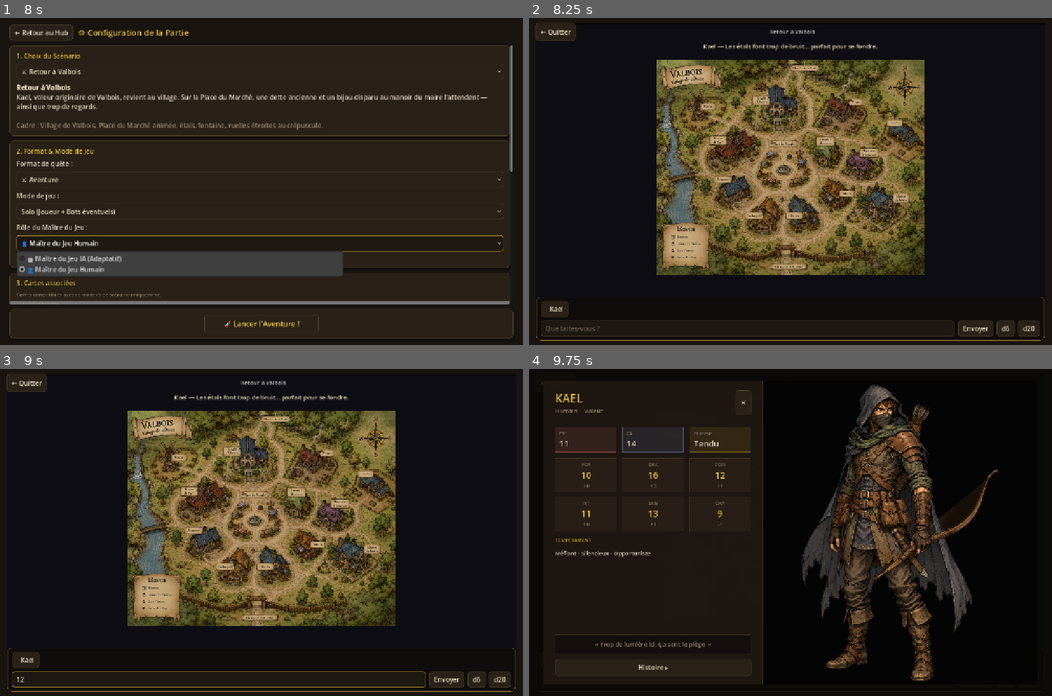
Above: before the commit, frames 1-4 (two rows, left to right).
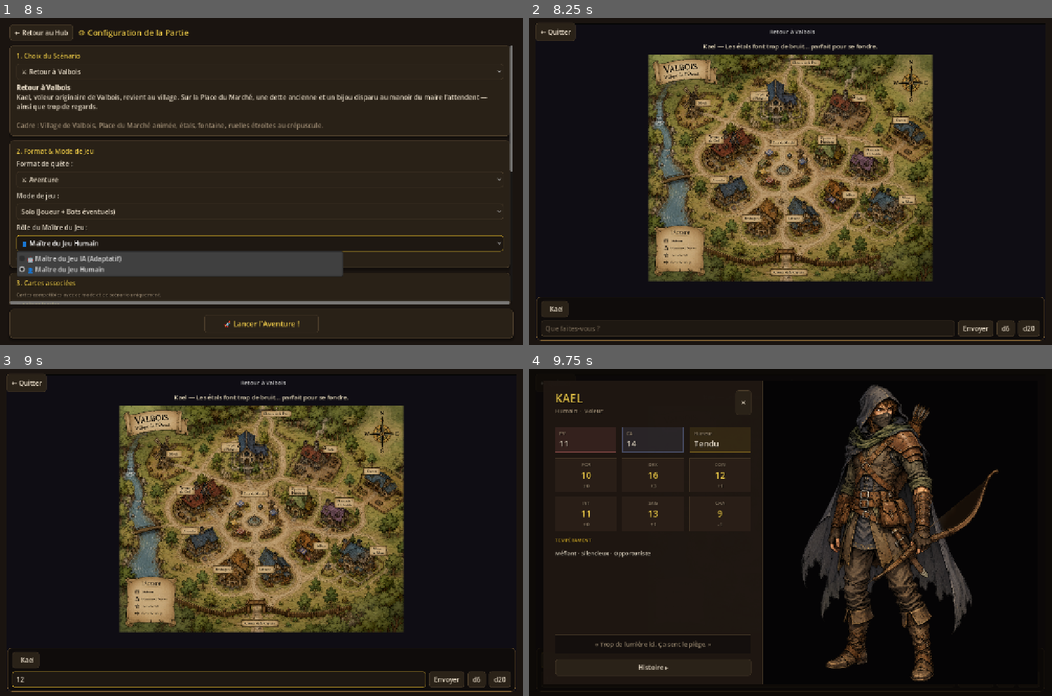
Above: after the commit, the same moments.

Repository: Poisson48/OpenQuest_jdr
Game: Godot game, scene res://scenes/main_menu.tscn
Two runs of this game, one before a commit and one after it. Both use one fixed random seed, a clock stepped at 60 frames per second and the inputs below.
Inputs (mouse positions are in pixels of both pictures, inside the frame that each line leads up to):
- Up to frame 1 (8 s): click "🎮 Lancer une partie" at 0.5 s; click "Solo (Joueur + Bots éventuels)" at 1.25 s; click "Solo (Joueur + Bots éventuels)" at 2 s; click "← Retour au Hub" at 2.75 s; click "Jouer" at 3.5 s; click "Jouer" at 4.25 s; click "⚙️ Nouvelle Partie" at 5 s; click "⚔️ Retour à Valbois" at 5.75 s; click "⚔️ Aventure" at 6.5 s; click "👤 Maître du Jeu Humain" at 7.25 s
- Up to frame 2 (8.25 s): click "⚔️ Valbois — Village de l'Oue…" at 8 s
- Up to frame 3 (9 s): click (219, 679) at 8.77 s; type "12" at 8.85 s
- Up to frame 4 (9.75 s): click "Kael" at 9.5 s

Frame 1 is identical in both runs. In frame 2, 24% of the frame differs, in the area x 22-78%, y 11-81%; in frame 3, 24%; in frame 4, less than 0.1%.

Commit message:
Améliore l'éditeur/carte 3D : cadrage stable, zoom conservé, tokens en cases.
Corrige le tronquage Valbois (plus de force size), complete align/Esc menu, et migre l'échelle token vers des cases.

Co-authored-by: Cursor <cursoragent@cursor.com>

Diff:
--- a/game/scripts/autoload/map_data.gd
+++ b/game/scripts/autoload/map_data.gd
@@ -1104,7 +1104,7 @@
 			"kind": "member",
 			"memberId": "char-kael",
 			"label": "Kael",
-			"scale": 0.07,
+			"scale": 1.0,
 		}],
 		"effects": [], "zones": [], "fogRevealed": [], "viewState": {},
 	}
@@ -1145,7 +1145,7 @@
 			"kind": "member",
 			"memberId": "char-kael",
 			"label": "Kael",
-			"scale": 0.14,
+			"scale": 1.0,
 		}],
 		"effects": [], "zones": [], "fogRevealed": [], "viewState": {},
 	}
--- a/game/scripts/map_panel.gd
+++ b/game/scripts/map_panel.gd
@@ -51,6 +51,9 @@
 var _complex_scroll: ScrollContainer
 var _explore_mode: bool = false  # carte illustrée : chrome minimal
 var _immersive: bool = false
+## Dernière taille utile du cadre carte (pour ne recadrer qu'au premier layout).
+var _last_frame_size: Vector2 = Vector2.ZERO
+var _synced_display_map_id: String = ""
 
 func _ready() -> void:
 	_build_ui()
@@ -67,7 +70,9 @@
 			_complex_engine.set_view_inset(8.0, 56.0, 8.0, 128.0)
 		else:
 			_complex_engine.set_view_inset(0.0, 0.0, 0.0, 0.0)
-	call_deferred("_sync_map_viewport_size")
+	# Inset changé : un seul fit, sans réécrire size.
+	if _complex_engine and _complex_engine.has_method("request_fit_to_view"):
+		_complex_engine.call_deferred("request_fit_to_view")
 
 func _apply_immersive_chrome() -> void:
 	if not _immersive:
@@ -634,6 +639,9 @@
 	if display_map.is_empty():
 		return
 	var map_id: String = display_map.get("id", "")
+	if map_id != _synced_display_map_id:
+		_synced_display_map_id = map_id
+		_last_frame_size = Vector2.ZERO
 	var party: Array = state.get("party", [])
 	var is_gm := GameData.is_gm_view_for_map(map_id)
 
@@ -704,16 +712,20 @@
 func _sync_map_viewport_size() -> void:
 	if _map_frame == null:
 		return
-	var frame_h := int(_map_frame.size.y)
-	var frame_w := int(_map_frame.size.x)
-	if frame_h > 32 and frame_w > 32:
-		var sz := Vector2(maxi(64, frame_w - 4), maxi(64, frame_h - 4))
-		_simple_map.custom_minimum_size = sz
-		_complex_engine.custom_minimum_size = sz
-		_simple_map.size = sz
-		_complex_engine.size = sz
-		# Après layout : recadrer (sinon la caméra garde un cadrage calculé à size≈0).
-		if _current_mode == MapModeScript.COMPLEX and _complex_engine and _complex_engine.has_method("reset_zoom"):
+	var frame_sz := _map_frame.size
+	if frame_sz.x <= 32.0 or frame_sz.y <= 32.0:
+		return
+	# Ne plus écrire size / custom_minimum_size : le PanelContainer dimensionne
+	# déjà les enfants SIZE_EXPAND_FILL. Forcer size provoquait courses + cadrage
+	# calculé trop tôt (carte tronquée, zoom remis à 1 à chaque refresh).
+	var first_layout := _last_frame_size.x < 32.0 or _last_frame_size.y < 32.0
+	_last_frame_size = frame_sz
+	if not first_layout:
+		return
+	if _current_mode == MapModeScript.COMPLEX and _complex_engine:
+		if _complex_engine.has_method("request_fit_to_view"):
+			_complex_engine.call_deferred("request_fit_to_view")
+		elif _complex_engine.has_method("reset_zoom"):
 			_complex_engine.call_deferred("reset_zoom")
 
 func _get_active_map_id(map_ids: Array) -> String:
--- a/game/scripts/maps/complex_map_engine_3d.gd
+++ b/game/scripts/maps/complex_map_engine_3d.gd
@@ -102,6 +102,8 @@
 var _lighting_config: Dictionary = {}
 var _style_cfg: Dictionary = {}
 var _hovered_area_id: String = ""
+var _fit_pending: bool = false
+var _fit_retries: int = 0
 
 func _ready() -> void:
 	clip_contents = true
@@ -297,14 +299,37 @@
 			_areas_overlay.configure(null, {})
 		else:
 			_areas_overlay.configure(self, map_data)
-	var illustrated := not str(p_map.get("backgroundImage", "")).strip_edges().is_empty()
-	# Carte illustrée : toujours le PNG entier, jamais un zoom/pan sauvegardé.
-	if not illustrated:
+	# Même carte : conserver zoom/pan (y compris cartes illustrées).
+	# Nouvelle carte : cadrer le PNG ou la grille entière.
+	if same_map and not p_view_state.is_empty():
+		_update_fit_base()
 		_apply_view_state(p_view_state)
+	elif same_map and _camera != null:
+		var keep := get_view_state()
+		_update_fit_base()
+		_apply_view_state(keep)
+	else:
+		request_fit_to_view()
 	_rebuild_layers()
 
-	if illustrated or not same_map or p_view_state.is_empty():
-		call_deferred("_fit_to_view")
+func request_fit_to_view() -> void:
+	_fit_pending = true
+	_fit_retries = 0
+	call_deferred("_fit_to_view_when_ready")
+
+func _fit_to_view_when_ready() -> void:
+	if not _fit_pending:
+		return
+	var vp := _effective_viewport_size()
+	if vp.x < 32.0 or vp.y < 32.0:
+		_fit_retries += 1
+		if _fit_retries < 30:
+			call_deferred("_fit_to_view_when_ready")
+		else:
+			_fit_pending = false
+		return
+	_fit_pending = false
+	_fit_to_view()
 
 func set_session_tool(tool: Dictionary) -> void:
 	session_tool = tool
@@ -317,7 +342,7 @@
 func set_view_inset(left: float, top: float, right: float, bottom: float) -> void:
 	_view_inset = Vector4(maxf(left, 0.0), maxf(top, 0.0), maxf(right, 0.0), maxf(bottom, 0.0))
 	if _camera != null and _map_extent != Vector2.ZERO:
-		_fit_to_view()
+		request_fit_to_view()
 
 func _load_ground() -> void:
 	var tex := MapData.load_background_texture(map_data)
@@ -490,10 +515,15 @@
 		var use_cutout := has_image or (is_diorama and str(map_data.get("backgroundImage", "")).strip_edges().is_empty())
 		node.setup(tok, _cell_size, _party, readonly, use_cutout)
 		if use_cutout and node.has_method("set_overlay_height"):
-			var frac := float(tok.get("scale", 0.0))
-			if frac <= 0.001:
-				frac = 0.08
-			node.set_overlay_height(_map_extent.y * frac)
+			# `scale` = hauteur en **cases** (créature Medium = 1). Les anciennes
+			# valeurs fractionnaires (0.07 / 0.14 = % hauteur de carte) sont migrées.
+			var scale_val := float(tok.get("scale", 1.0))
+			var height_cells := scale_val
+			if scale_val <= 0.001:
+				height_cells = 1.0
+			elif scale_val < 0.5:
+				height_cells = maxf(1.0, scale_val * float(map_data.get("height", 12)))
+			node.set_overlay_height(_cell_size * height_cells)
 		node.snap_to_grid = snap_to_grid
 		node.set_selected(str(tok.get("id", "")) == _selected_token_id)
 		node.drag_finished.connect(_on_token_drag_finished)
@@ -533,8 +563,10 @@
 	return vp.x / maxf(vp.y, 1.0)
 
 func _effective_viewport_size() -> Vector2:
-	if size.x > 16 and size.y > 16:
+	if size.x > 16.0 and size.y > 16.0:
 		return size
+	if _viewport_container != null and _viewport_container.size.x > 16.0 and _viewport_container.size.y > 16.0:
+		return _viewport_container.size
 	return Vector2(_viewport.size)
 
 func _usable_viewport_size() -> Vector2:
@@ -639,13 +671,15 @@
 	_camera.position.x += target.x - focus.x
 	_camera.position.z += target.y - focus.y
 
-func _fit_to_view() -> void:
+## Met à jour `_base_ortho_size` / `_base_camera_height` pour que zoom=1
+## montre toute la carte dans la zone utile (hors insets HUD).
+func _update_fit_base() -> void:
 	if _map_extent == Vector2.ZERO or _camera == null:
 		return
-	zoom = 1.0
 	if _camera.projection == Camera3D.PROJECTION_PERSPECTIVE:
-		# Hauteur ∝ étendue de carte : une carte 96×96 doit être plus haute
-		# qu'une 20×14. On part d'une hauteur de style, on mesure, on scale.
+		var saved_zoom := zoom
+		var saved_pos := _camera.position
+		zoom = 1.0
 		_camera.position.y = maxf(_style_camera_height(), 1.0)
 		_center_focus_on(_map_extent * 0.5)
 		var visible := _visible_ground_size()
@@ -653,7 +687,6 @@
 			var needed := maxf(_map_extent.x / visible.x, _map_extent.y / visible.y)
 			_camera.position.y *= maxf(needed, 0.01) * 1.08
 		else:
-			# Viewport pas prêt : estimation FOV directe.
 			var aspect := maxf(_viewport_aspect(), 0.1)
 			var target_h := maxf(_map_extent.y, _map_extent.x / aspect) * 1.08
 			var half := tan(deg_to_rad(_camera.fov * 0.5))
@@ -661,16 +694,30 @@
 			var denom := half * maxf(sin(deg_to_rad(tilt_abs)), 0.35)
 			_camera.position.y = target_h / maxf(denom * 2.0, 0.01)
 		_base_camera_height = _camera.position.y
+		zoom = saved_zoom
+		_camera.position = saved_pos
+		_update_ortho_size()
 	else:
-		# Camera3D.size (ortho) = hauteur complète du frustum, pas un demi-axe.
-		# On cadré sur la zone utile (HUD haut/bas) pour que tout le village reste visible.
 		var vp := _effective_viewport_size()
 		var usable := _usable_viewport_size()
-		var aspect := maxf(usable.x / usable.y, 0.1)
+		var aspect := maxf(usable.x / maxf(usable.y, 1.0), 0.1)
 		var needed_h := maxf(_map_extent.y, _map_extent.x / aspect)
-		_base_ortho_size = needed_h * (vp.y / maxf(usable.y, 1.0)) * 1.12
+		# Marge légère pour cartouche / légende hors bord.
+		_base_ortho_size = needed_h * (vp.y / maxf(usable.y, 1.0)) * 1.06
+
+func _fit_to_view() -> void:
+	if _map_extent == Vector2.ZERO or _camera == null:
+		return
+	var vp := _effective_viewport_size()
+	if vp.x < 32.0 or vp.y < 32.0:
+		request_fit_to_view()
+		return
+	zoom = 1.0
+	_update_fit_base()
+	if _camera.projection == Camera3D.PROJECTION_PERSPECTIVE:
+		_camera.position.y = _base_camera_height
+	else:
 		_camera.size = _base_ortho_size
-		zoom = 1.0
 	_center_focus_on(_map_extent * 0.5)
 	_clamp_camera()
 	zoom_changed.emit(zoom)
@@ -1262,8 +1309,9 @@
 func _notification(what: int) -> void:
 	if what == NOTIFICATION_RESIZED:
 		_sync_viewport_pixel_size()
-		if not map_data.is_empty():
-			if not str(map_data.get("backgroundImage", "")).strip_edges().is_empty():
-				_fit_to_view()
-			else:
-				_clamp_camera()
+		if map_data.is_empty() or _camera == null or _map_extent == Vector2.ZERO:
+			return
+		var keep := get_view_state()
+		_update_fit_base()
+		_apply_view_state(keep)
+		_clamp_camera()
--- a/game/scripts/maps/map_complex_editor.gd
+++ b/game/scripts/maps/map_complex_editor.gd
@@ -340,8 +340,12 @@
 	_icon_button(bar, "⬇", "Arrière-plan", func(): doc.send_to_back())
 	_icon_button(bar, "⇤", "Aligner à gauche", func(): doc.align_selection("left"))
 	_icon_button(bar, "⇥", "Aligner à droite", func(): doc.align_selection("right"))
+	_icon_button(bar, "⤒", "Aligner en haut", func(): doc.align_selection("top"))
+	_icon_button(bar, "⤓", "Aligner en bas", func(): doc.align_selection("bottom"))
+	_icon_button(bar, "⇔", "Centrer horizontalement", func(): doc.align_selection("center_h"))
 	_icon_button(bar, "⇕", "Centrer verticalement", func(): doc.align_selection("center_v"))
 	_icon_button(bar, "↔", "Distribuer horizontalement", func(): doc.distribute_selection(true))
+	_icon_button(bar, "↕", "Distribuer verticalement", func(): doc.distribute_selection(false))
 
 	bar.add_child(VSeparator.new())
 	_breadcrumb = HBoxContainer.new()
@@ -361,7 +365,12 @@
 	_zoom_lbl.add_theme_color_override("font_color", ThemeColors.GOLD_LIGHT)
 	bar.add_child(_zoom_lbl)
 	_icon_button(bar, "+", "Zoomer", func(): _engine.zoom_in())
-	_icon_button(bar, "⟲", "Recadrer sur la carte", func(): _engine.reset_zoom())
+	_icon_button(bar, "⟲", "Recadrer sur la carte", func():
+		if _engine.has_method("request_fit_to_view"):
+			_engine.request_fit_to_view()
+		else:
+			_engine.reset_zoom()
+	)
 	_icon_button(bar, "🎯", "Recadrer sur la sélection (F)", func(): _focus_selection())
 	_icon_button(bar, "☰", "Menu éditeur (Échap)", func(): _open_esc_menu())
 	return bar
@@ -748,7 +757,7 @@
 	_esc_menu = PopupPanel.new()
 	var menu_box := VBoxContainer.new()
 	menu_box.add_theme_constant_override("separation", 4)
-	menu_box.custom_minimum_size = Vector2(280, 0)
+	menu_box.custom_minimum_size = Vector2(300, 0)
 	_esc_menu.add_child(menu_box)
 	_section(menu_box, "☰ Menu éditeur")
 	_text_button(menu_box, "💾 Enregistrer", func():
@@ -758,21 +767,50 @@
 	_text_button(menu_box, "↶ Annuler", func(): _do_undo())
 	_text_button(menu_box, "↷ Rétablir", func(): _do_redo())
 	_text_button(menu_box, "🎯 Recadrer sur la carte", func():
-		_engine.reset_zoom()
+		if _engine and _engine.has_method("request_fit_to_view"):
+			_engine.request_fit_to_view()
+		elif _engine:
+			_engine.reset_zoom()
 		_esc_menu.hide()
 	)
 	_text_button(menu_box, "🧹 Vider la sélection", func():
 		doc.clear_selection()
 		_esc_menu.hide()
 	)
-	_text_button(menu_box, "⬆ Exporter JSON", func():
+	_section(menu_box, "Fichier")
+	_text_button(menu_box, "⬇ Importer JSON…", func():
+		_esc_menu.hide()
+		_import_dialog.popup_centered(Vector2i(760, 500))
+	)
+	_text_button(menu_box, "⬆ Exporter JSON…", func():
 		_esc_menu.hide()
 		_export_dialog.popup_centered(Vector2i(760, 500))
 	)
+	_section(menu_box, "Sauvegarde auto")
+	var save_row := HBoxContainer.new()
+	save_row.add_theme_constant_override("separation", 6)
+	menu_box.add_child(save_row)
+	for entry in [
+		[SAVE_MANUAL, "Manuelle"],
+		[SAVE_ON_CHANGE, "À chaque modif"],
+		[SAVE_INTERVAL, "Toutes les 30 s"],
+	]:
+		var policy := str(entry[0])
+		var btn := Button.new()
+		btn.text = str(entry[1])
+		btn.toggle_mode = true
+		btn.button_pressed = (_save_policy == policy)
+		btn.pressed.connect(func():
+			_save_policy = policy
+			_esc_menu.hide()
+			_set_status("Sauvegarde : %s" % entry[1])
+		)
+		save_row.add_child(btn)
 	var help := Label.new()
 	help.text = ToolsScript.shortcuts_text()
 	help.add_theme_font_size_override("font_size", 10)
 	help.add_theme_color_override("font_color", ThemeColors.TEXT_MUTED)
+	help.autowrap_mode = TextServer.AUTOWRAP_WORD_SMART
 	menu_box.add_child(help)
 	add_child(_esc_menu)
 
@@ -1667,7 +1705,7 @@
 func _open_esc_menu() -> void:
 	if _esc_menu == null:
 		return
-	_esc_menu.popup_centered(Vector2i(320, 380))
+	_esc_menu.popup_centered(Vector2i(340, 520))
 
 ## Crée la carte d'un lieu. La carte courante est enregistrée d'abord : elle
 ## doit contenir le lieu pour que MapData puisse y écrire le lien retour.
@@ -1730,7 +1768,10 @@
 		view_state,
 	)
 	if reset_view and view_state.is_empty():
-		_engine.call_deferred("reset_zoom")
+		if _engine.has_method("request_fit_to_view"):
+			_engine.call_deferred("request_fit_to_view")
+		else:
+			_engine.call_deferred("reset_zoom")
 	call_deferred("_update_zoom_label")
 	_refresh_overlay()
 
Not shown, changed: docs/AUDIT_EDITEUR_CARTE_3D_MEOWNOPOLY.md
Not shown, changed: docs/AUDIT_UI_CLARTE.md
